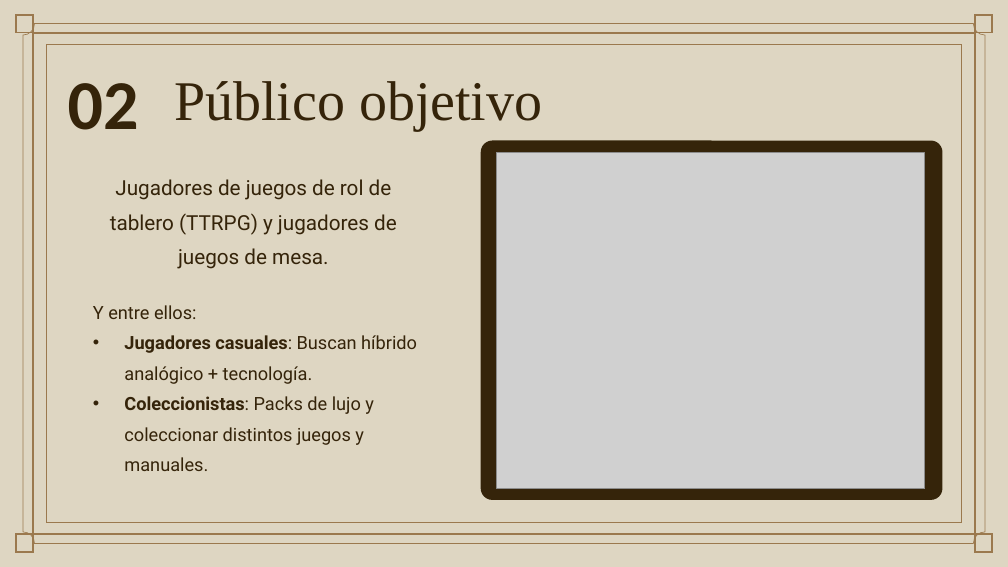
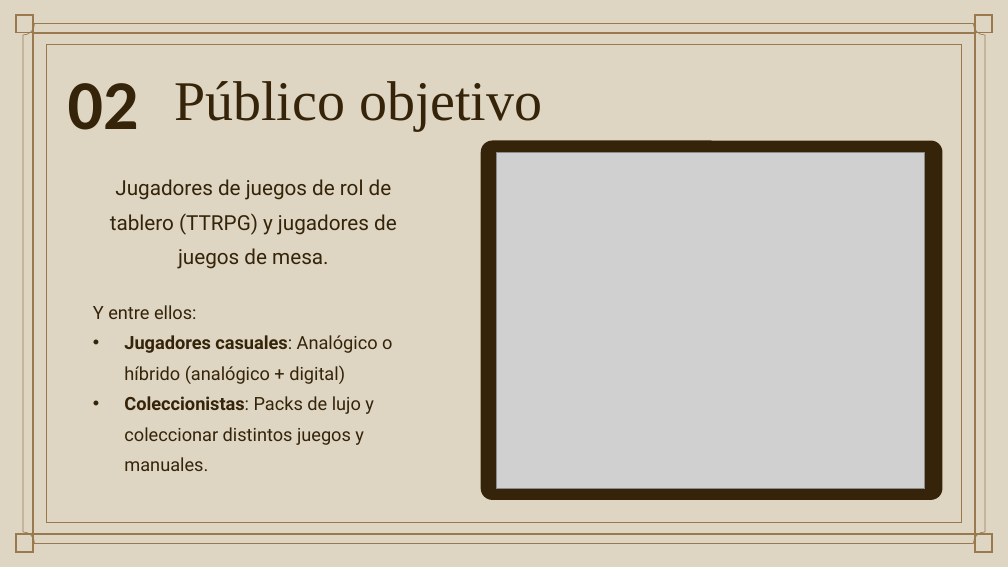
Before and after one commit to DiegoAP93/es_legacy_app_unendo_project, a slide deck: slide 4 of alvarez-del-pozo-diego-proyecto.pptx. Drawn at 1008x567 pixels with LibreOffice and Linux fonts; fonts in the diff are those of the drawing; grey boxes stand for pictures; background and template pictures are left out. Boxes give left, top, right and bottom in pixels: in the first picture for what was removed or moved away, otherwise in the second. Text is boxed around its words. In the diff, an @@ line names an element or a change of style, - is before the commit and + after.

```diff
--- a/alvarez-del-pozo-diego-proyecto.pptx
+++ b/alvarez-del-pozo-diego-proyecto.pptx
@@ text at box(124, 335, 392, 384): text changed @@
-• Jugadores casuales: Buscan híbrido analógico + tecnología.
+• Jugadores casuales: Analógico o híbrido (analógico + digital)
```
Also in this commit, not shown: 3 other slides changed.
